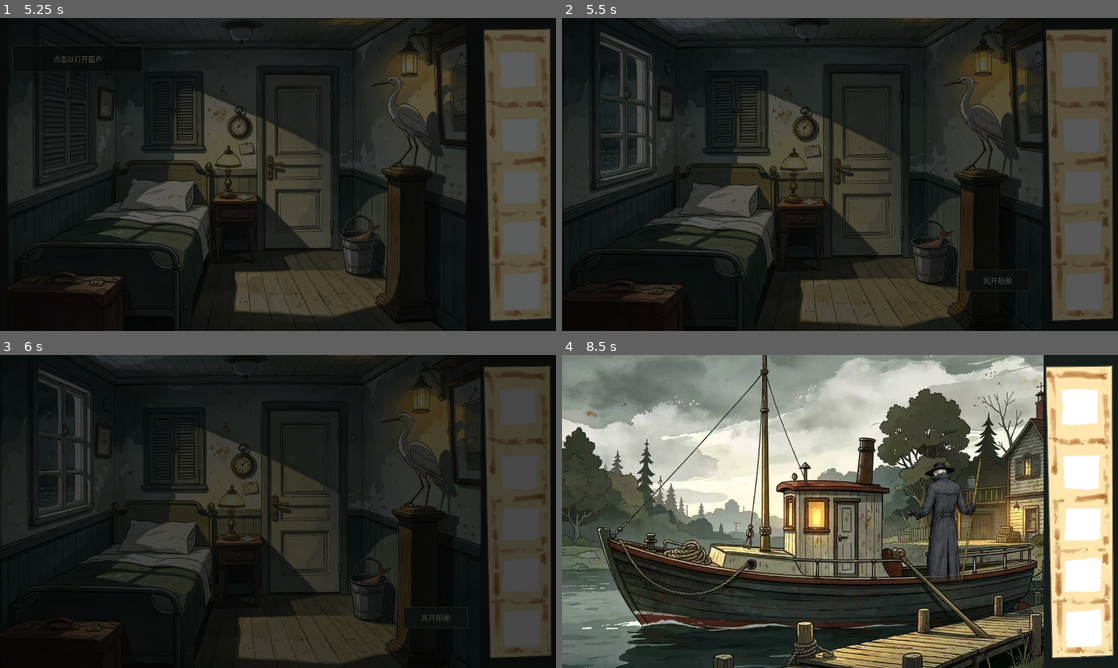
Above: before the commit, frames 1-4 (two rows, left to right).
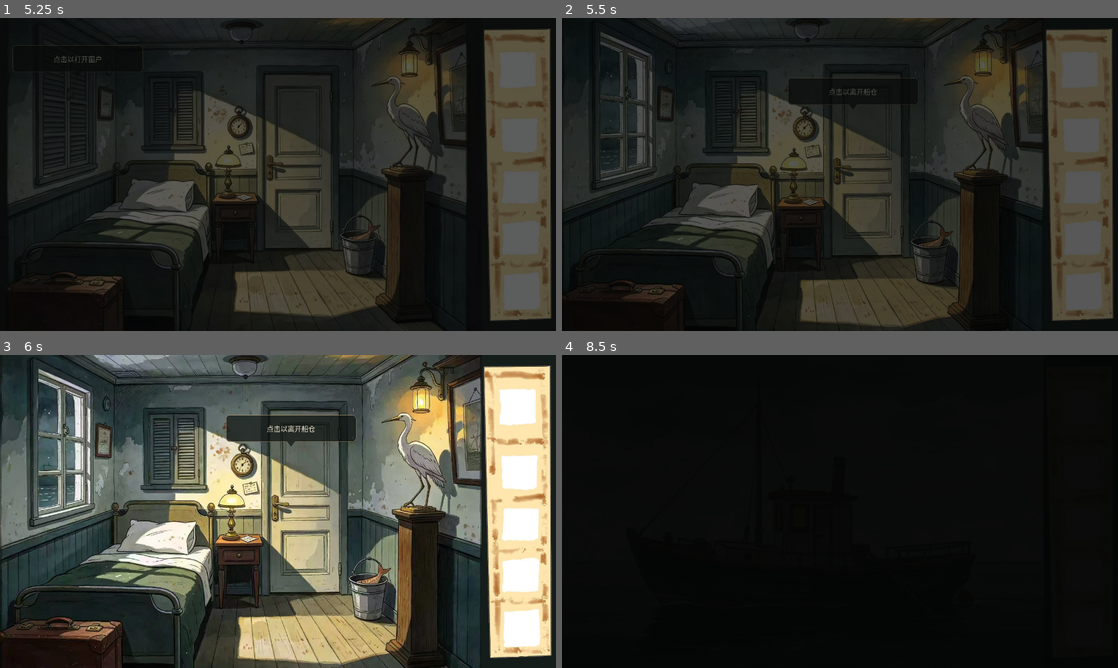
Above: after the commit, the same moments.

Repository: CorinJing/gugu_gaga
Game: Godot game, scene res://scenes/main.tscn
Two runs of this game, one before a commit and one after it. Both use one fixed random seed, a clock stepped at 60 frames per second and the inputs below.
Inputs (mouse positions are in pixels of both pictures, inside the frame that each line leads up to):
- Up to frame 1 (5.25 s): click "开始" at 0.5 s; move the mouse to (400, 158) at 1.27 s; click (400, 158) at 1.42 s; tap Enter at 2, 3.5, 5 s; drag from (166, 190) to (250, 237) at 2.02 s; tap Space at 2.75, 4.25 s; move the mouse to (333, 105) at 2.77 s; click (333, 105) at 2.92 s; drag from (250, 237) to (111, 127) at 3.52 s; move the mouse to (444, 221) at 4.27 s; click (444, 221) at 4.42 s; drag from (111, 127) to (194, 96) at 5.02 s
- Up to frame 2 (5.5 s): no input
- Up to frame 3 (6 s): click (433, 617) at 5.75 s, where only the run before the commit has a clickable "离开船舱"
- Up to frame 4 (8.5 s): click (995, 617) at 6.5 s, where only the run before the commit has a clickable "继续"; click (995, 617) at 7.25 s, where only the run before the commit has a clickable "上岸"; move the mouse to (867, 511) at 8.02 s; click (867, 511) at 8.17 s

Frame 1 is identical in both runs. In frame 2, 0.3% of the frame differs, in the area x 40-81%, y 19-88%; in frame 3, 82%; in frame 4, 91%, in the area x 0-100%, y 0-100%.

Commit message:
feat: 用门/任意点击提示替代右下角按钮

Diff:
--- a/scenes/ui/game_hud.tscn
+++ b/scenes/ui/game_hud.tscn
@@ -399,3 +399,17 @@
 unique_name_in_owner = true
 color = Color(0.06, 0.08, 0.07, 0.72)
 polygon = PackedVector2Array(-9, 0, 9, 0, 0, 12)
+
+[node name="BoatHint" type="Label" parent="."]
+unique_name_in_owner = true
+visible = false
+z_index = 40
+layout_mode = 0
+mouse_filter = 2
+theme_override_colors/font_color = Color(0.91, 0.86, 0.75, 0.86)
+theme_override_colors/font_outline_color = Color(0.02, 0.03, 0.025, 0.9)
+theme_override_constants/outline_size = 4
+theme_override_font_sizes/font_size = 20
+text = "点击任意处继续"
+horizontal_alignment = 1
+vertical_alignment = 1
--- a/scripts/prologue/prologue_demo.gd
+++ b/scripts/prologue/prologue_demo.gd
@@ -70,6 +70,11 @@
 	_layout()
 
 
+func _unhandled_input(event: InputEvent) -> void:
+	if state == State.BOAT and _is_left_click(event):
+		_transition_to(State.FERRYMAN)
+
+
 func _is_left_click(event: InputEvent) -> bool:
 	return event is InputEventMouseButton and event.button_index == MOUSE_BUTTON_LEFT and event.pressed
 
@@ -91,6 +96,7 @@
 	voice.stop()
 	hud.hide_speech()
 	hud.hide_window_hint()
+	hud.hide_boat_hint()
 	coin_overlay.visible = false
 	coin_hotspot.visible = false
 	character.visible = false
@@ -119,7 +125,7 @@
 			nightstand_hotspot.visible = true
 			hud.set_location("序章 · 船舱")
 			hud.set_prompt("窗开了。该离开船舱了。")
-			hud.set_action("离开船舱")
+			hud.hide_action()
 		State.CABIN_SEARCH:
 			background.texture = CABIN_OPEN
 			nightstand_hotspot.visible = true
@@ -129,10 +135,7 @@
 			door_hotspot.visible = true
 			hud.set_location("序章 · 船舱")
 			hud.set_prompt("船夫说要付船费。找找船舱里能换钱的东西。")
-			if GameState.has_item("coin"):
-				hud.set_action("离开船舱")
-			else:
-				hud.hide_action()
+			hud.hide_action()
 		State.CABIN_BEAK:
 			background.texture = CABIN_BEAK
 			heron_hotspot.visible = true
@@ -140,10 +143,7 @@
 			door_hotspot.visible = true
 			hud.set_location("序章 · 船舱")
 			hud.set_prompt("白鹭张开了嘴。把鱼喂给它。")
-			if GameState.has_item("coin"):
-				hud.set_action("离开船舱")
-			else:
-				hud.hide_action()
+			hud.hide_action()
 		State.SUITCASE_VIEW:
 			background.texture = SUITCASE
 			background.stretch_mode = TextureRect.STRETCH_KEEP_ASPECT_COVERED
@@ -168,7 +168,7 @@
 			background.texture = BOAT
 			hud.set_location("序章 · 船上")
 			hud.set_prompt("船正在行驶。")
-			hud.set_action("继续")
+			hud.hide_action()
 		State.DOCK:
 			background.texture = DOCK
 			hud.set_location("序章 · 码头")
@@ -285,8 +285,17 @@
 
 	if state == State.CABIN_CLOSED:
 		hud.show_window_hint(window_hotspot.get_global_rect())
+	elif state == State.CABIN_OPEN:
+		hud.show_door_hint(door_hotspot.get_global_rect())
+	elif (state == State.CABIN_SEARCH or state == State.CABIN_BEAK) and GameState.has_item("coin"):
+		hud.show_door_hint(door_hotspot.get_global_rect())
 	else:
 		hud.hide_window_hint()
+
+	if state == State.BOAT:
+		hud.show_boat_hint()
+	else:
+		hud.hide_boat_hint()
 
 
 func _drop_coin_from_beak() -> void:
--- a/scripts/ui/game_hud.gd
+++ b/scripts/ui/game_hud.gd
@@ -35,6 +35,7 @@
 @onready var window_hint: Panel = %WindowHint
 @onready var window_hint_label: Label = %WindowHintLabel
 @onready var window_hint_tail: Polygon2D = %WindowHintTail
+@onready var boat_hint: Label = %BoatHint
 
 var _dragging := false
 var _drag_item := ""
@@ -54,6 +55,8 @@
 	note_overlay.visible = false
 	note_overlay.gui_input.connect(_on_note_input)
 	window_hint.visible = false
+	boat_hint.visible = false
+	action_button.visible = false
 	location_bg.visible = false
 	location_label.visible = false
 	prompt_bg.visible = false
@@ -75,9 +78,9 @@
 	prompt_label.text = text
 
 
-func set_action(text: String) -> void:
-	action_button.text = text
-	action_button.visible = not text.is_empty()
+func set_action(_text: String) -> void:
+	# The bottom-right action box has been removed from the game UI.
+	action_button.visible = false
 
 
 func hide_action() -> void:
@@ -163,6 +166,7 @@
 	action_button.position = Vector2(safe_right - (148.0 + 16.0) * s, prompt_y - 60.0 * s)
 	action_button.size = Vector2(148.0, 48.0) * s
 	action_button.add_theme_font_size_override("font_size", int(17.0 * s))
+	action_button.visible = false
 	if note_overlay.visible:
 		_layout_note()
 
@@ -286,6 +290,14 @@
 
 
 func show_window_hint(anchor_rect: Rect2) -> void:
+	_show_hint("点击以打开窗户", anchor_rect)
+
+
+func show_door_hint(anchor_rect: Rect2) -> void:
+	_show_hint("点击以离开船仓", anchor_rect)
+
+
+func _show_hint(text: String, anchor_rect: Rect2) -> void:
 	var vp := get_viewport_rect().size
 	var s: float = clampf(minf(vp.x / 1280.0, vp.y / 720.0), 0.68, 2.2)
 	var w: float = minf(300.0 * s, vp.x - 40.0 * s)
@@ -297,10 +309,26 @@
 	window_hint_label.position = Vector2(10.0 * s, 0.0)
 	window_hint_label.size = Vector2(w - 20.0 * s, h)
 	window_hint_label.add_theme_font_size_override("font_size", int(16.0 * s))
-	window_hint_label.text = "点击以打开窗户"
+	window_hint_label.text = text
 	window_hint_tail.position = Vector2(w * 0.5, h - 1.0)
 	window_hint.visible = true
 
 
 func hide_window_hint() -> void:
 	window_hint.visible = false
+
+
+func show_boat_hint() -> void:
+	var vp := get_viewport_rect().size
+	var column_w: float = clampf((vp.y - 40.0) * (381.0 / 1514.0), 170.0, 240.0)
+	var area_w: float = vp.x - column_w
+	var s: float = clampf(minf(area_w / 960.0, vp.y / 720.0), 0.62, 2.2)
+	boat_hint.position = Vector2(0.0, vp.y - 80.0 * s)
+	boat_hint.size = Vector2(area_w, 40.0 * s)
+	boat_hint.add_theme_font_size_override("font_size", int(20.0 * s))
+	boat_hint.text = "点击任意处继续"
+	boat_hint.visible = true
+
+
+func hide_boat_hint() -> void:
+	boat_hint.visible = false
Not shown, changed: 更新日志.md
